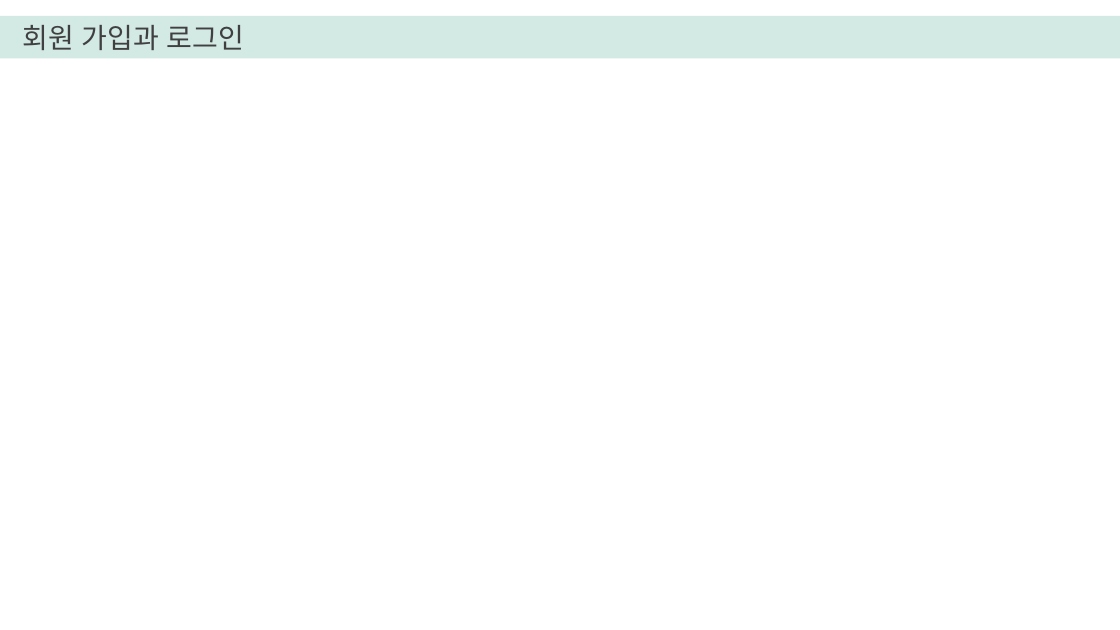
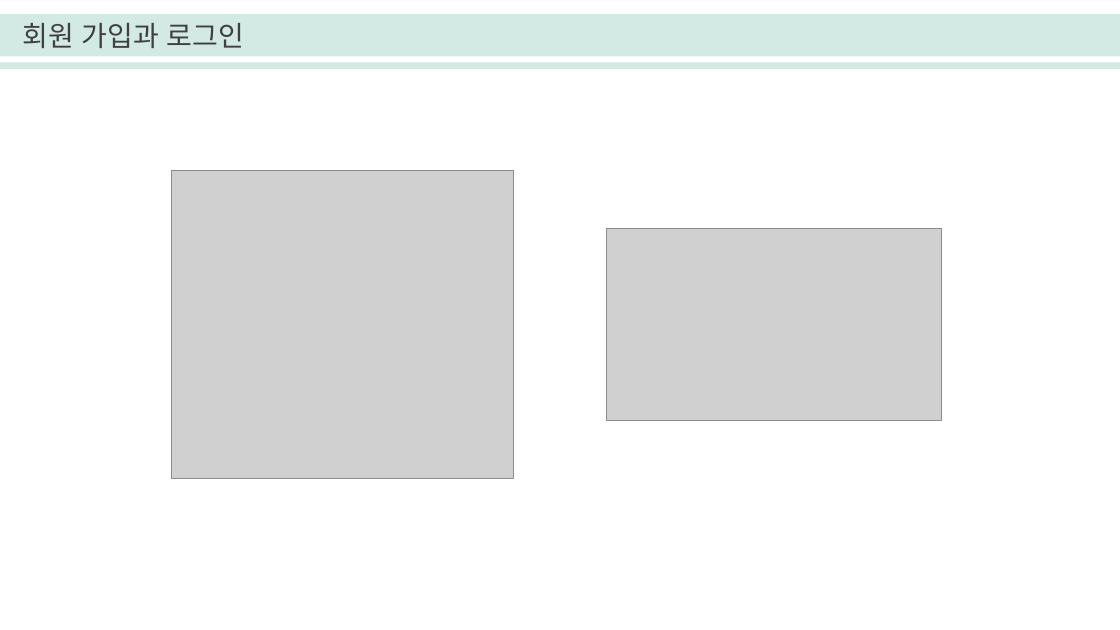
Before and after one commit to seoyounglee0105/Library_Web_Project, a slide deck: slide 5 of 이서영_전자도서관프로젝트.pptx. Drawn at 1120x630 pixels with LibreOffice and Linux fonts; fonts in the diff are those of the drawing; grey boxes stand for pictures. Boxes give left, top, right and bottom in pixels: in the first picture for what was removed or moved away, otherwise in the second. Text is boxed around its words. In the diff, an @@ line names an element or a change of style, - is before the commit and + after.

```diff
--- a/이서영_전자도서관프로젝트.pptx
+++ b/이서영_전자도서관프로젝트.pptx
@@ rectangle resized from (x1=0, y1=16, x2=1120, y2=58) to (x1=0, y1=14, x2=1120, y2=69) @@
@@ rectangle added at (x1=0, y1=56, x2=1120, y2=62), fill #FFFFFF @@
@@ picture added at (x1=171, y1=171, x2=513, y2=478) @@
@@ picture added at (x1=607, y1=229, x2=942, y2=420) @@
```
Also in this commit, not shown: 4 other slides changed, 9 slides added, 3 slides removed, 10 other files.
